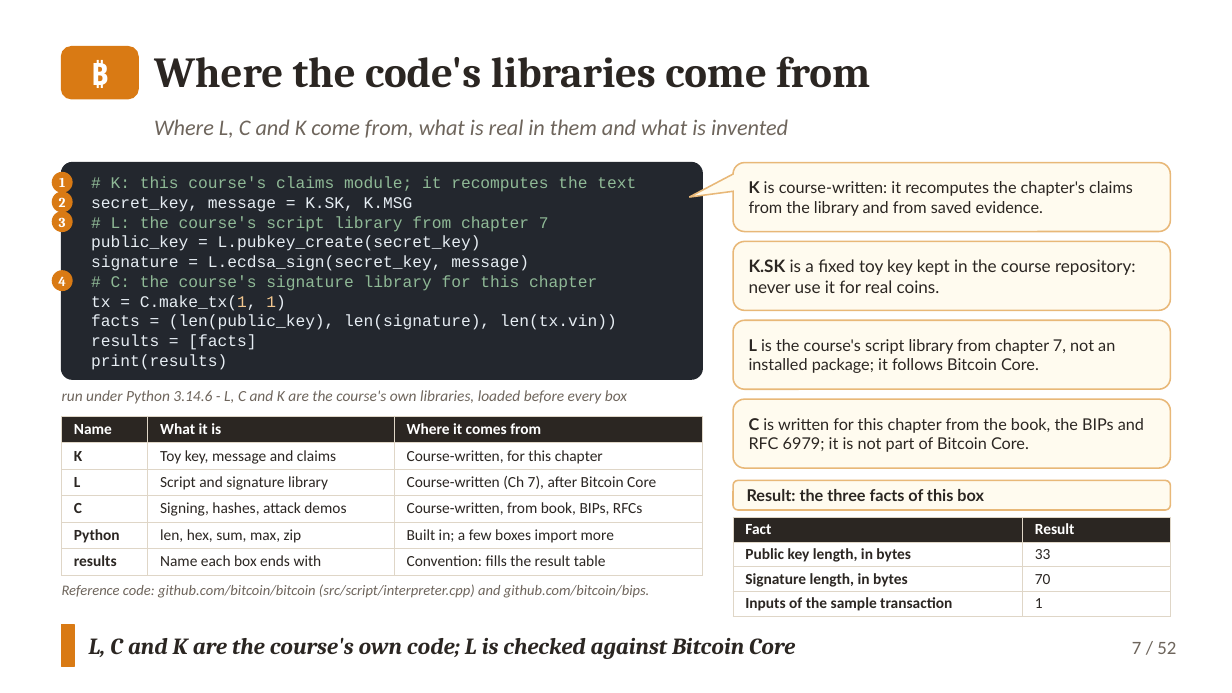
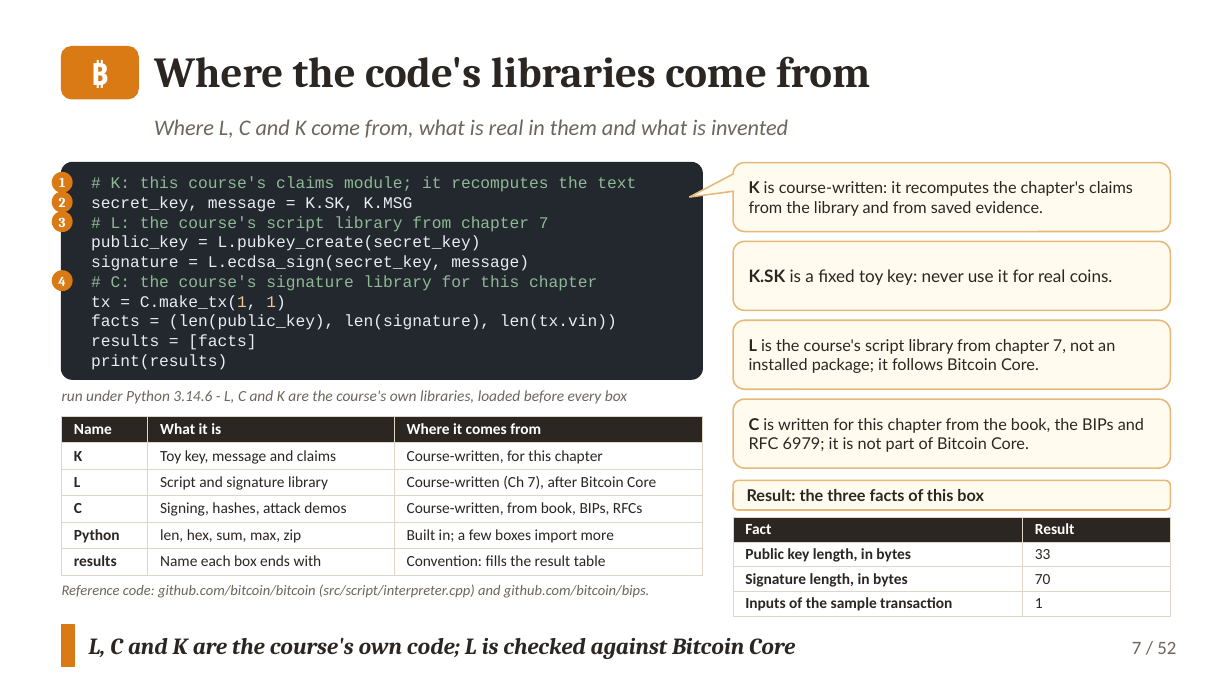
Before and after one commit to altunelyusuf/SEN0401, a slide deck: slide 7 of 03-materials/ch08/SEN0401_Ch08_DigitalSignatures_3e_v2_4_0.pptx. Drawn at 1232x693 pixels with LibreOffice and Linux fonts; fonts in the diff are those of the drawing. Boxes give left, top, right and bottom in pixels: in the first picture for what was removed or moved away, otherwise in the second. Text is boxed around its words. In the diff, an @@ line names an element or a change of style, - is before the commit and + after.

```diff
--- a/03-materials/ch08/SEN0401_Ch08_DigitalSignatures_3e_v2_4_0.pptx
+++ b/03-materials/ch08/SEN0401_Ch08_DigitalSignatures_3e_v2_4_0.pptx
@@ text in rounded rectangle at [749, 269, 1113, 285]: text changed @@
-K.SK is a fixed toy key kept in the course repository: never use it for real coins.
+K.SK is a fixed toy key: never use it for real coins.
```
Also in this commit, not shown: 6 other files.
